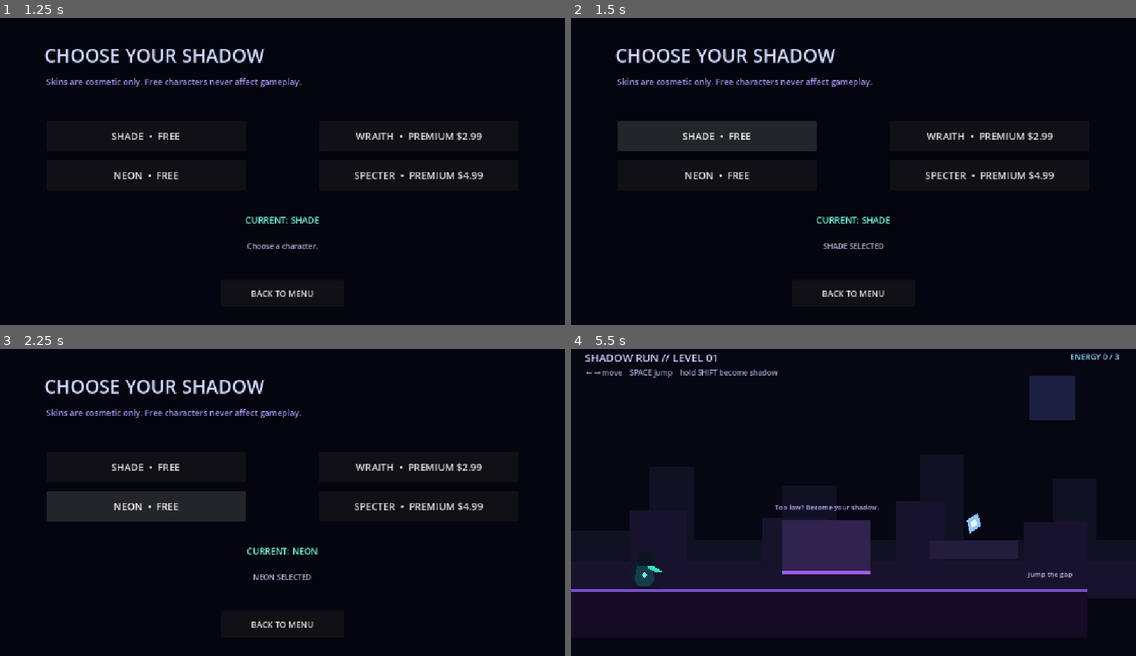
Above: before the commit, frames 1-4 (two rows, left to right).
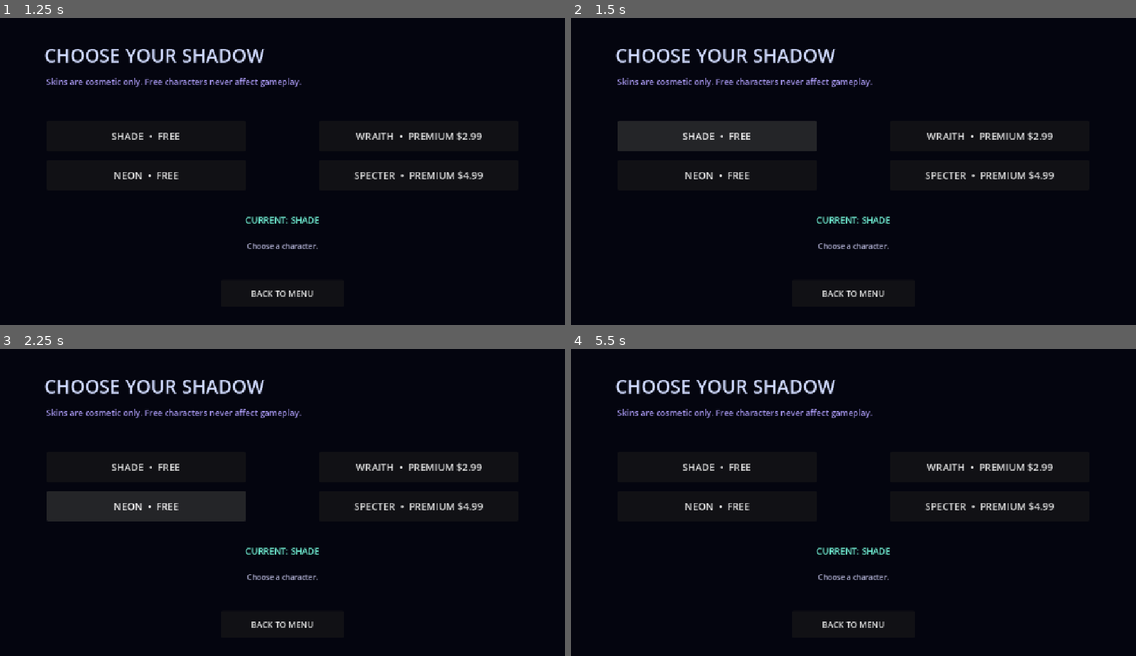
Above: after the commit, the same moments.

Repository: Yass29/shadow-run
Game: Godot game, scene res://main_menu.tscn
The game is run twice, just before and just after one commit, with the same random seed, the same clock (stepped at 60 frames per second) and the same inputs.
Inputs (mouse positions are in pixels of both pictures, inside the frame that each line leads up to):
- Up to frame 1 (1.25 s): click "CHARACTERS" at 0.5 s
- Up to frame 2 (1.5 s): click "SHADE • FREE" at 1.25 s
- Up to frame 3 (2.25 s): click "NEON • FREE" at 2 s
- Up to frame 4 (5.5 s): click "WRAITH • PREMIUM $2.99" at 2.75 s; click "SPECTER • PREMIUM $4.99" at 3.5 s; click "BACK TO MENU" at 4.25 s; click (678, 533) at 5 s, where only the run before the commit has a clickable "PLAY LEVEL 01"

Frame 1 is identical in both runs. In frame 2, 0.2% of the frame differs, in the area x 43-57%, y 73-76%; in frame 3, 0.4%; in frame 4, 22%, in the area x 0-100%, y 1-91%.
Error after the commit: Invalid access to property or key 'pressed' on a base object of type 'null instance'. (res://character_select.gd:6)

Commit message:
Upgrade character select for visual cards

Diff:
--- a/character_select.gd
+++ b/character_select.gd
@@ -3,10 +3,10 @@
 @onready var status: Label = $Status
 
 func _ready() -> void:
-	$Shade.pressed.connect(func(): choose("shade"))
-	$Neon.pressed.connect(func(): choose("neon"))
-	$Wraith.pressed.connect(func(): choose("wraith"))
-	$Specter.pressed.connect(func(): choose("specter"))
+	$ShadeCard/Choose.pressed.connect(func(): choose("shade"))
+	$NeonCard/Choose.pressed.connect(func(): choose("neon"))
+	$WraithCard/Choose.pressed.connect(func(): choose("wraith"))
+	$SpecterCard/Choose.pressed.connect(func(): choose("specter"))
 	$Back.pressed.connect(_back)
 	refresh()
 
@@ -15,13 +15,15 @@
 		status.text = "%s SELECTED" % GameState.SKINS[skin_id]["name"]
 	else:
 		var skin = GameState.SKINS[skin_id]
-		status.text = "%s is a premium skin (%s). Store checkout coming next." % [skin["name"], skin["price"]]
+		status.text = "%s is premium (%s). Checkout will be connected when we publish." % [skin["name"], skin["price"]]
 	refresh()
 
 func refresh() -> void:
 	$Current.text = "CURRENT: %s" % GameState.SKINS[GameState.selected_skin]["name"]
-	$Wraith.text = "WRAITH  •  PREMIUM $2.99"
-	$Specter.text = "SPECTER  •  PREMIUM $4.99"
+	$ShadeCard/Choose.text = "USE SHADE" if GameState.selected_skin != "shade" else "SELECTED"
+	$NeonCard/Choose.text = "USE NEON" if GameState.selected_skin != "neon" else "SELECTED"
+	$WraithCard/Choose.text = "PREMIUM  $2.99"
+	$SpecterCard/Choose.text = "PREMIUM  $4.99"
 
 func _back() -> void:
 	get_tree().change_scene_to_file("res://main_menu.tscn")
